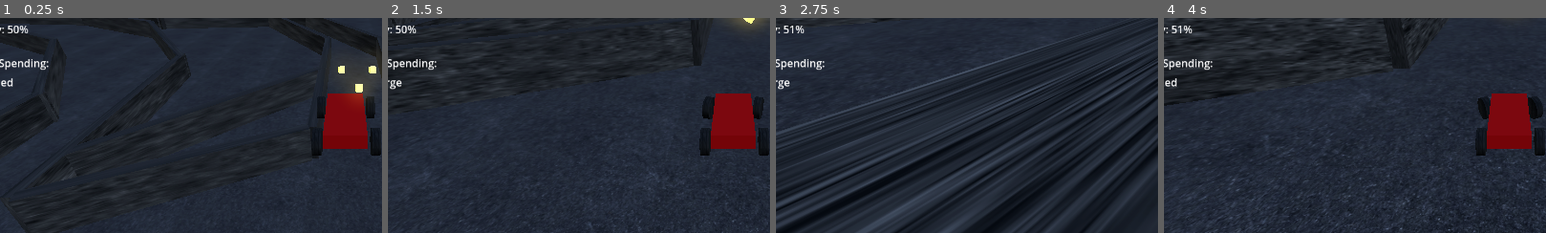
Above: before the commit, frames 1-4 (left to right).
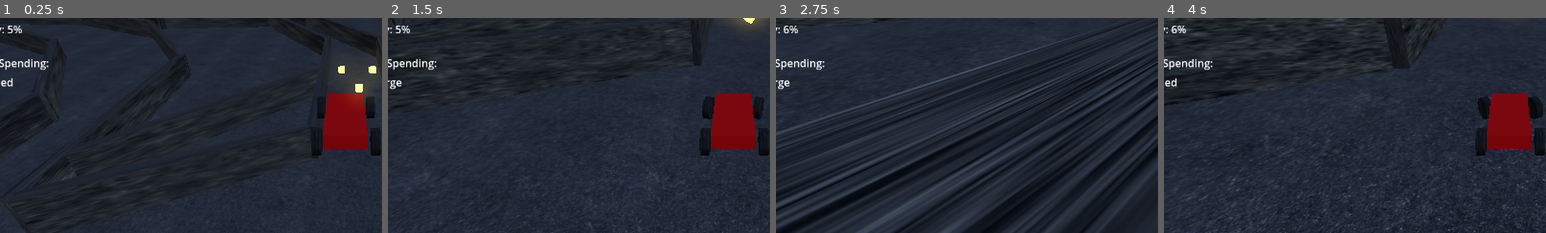
Above: after the commit, the same moments.

Repository: USERDOT1/partyRacers
Game: Godot game, scene res://test_drive_scene.tscn
Same seed, same stepped clock (60 frames per second), same inputs: the game is played once before the commit and once after it. A sky picture missing from this copy of the repository is replaced by a grey-blue gradient.
Inputs:
- Up to frame 1 (0.25 s): no input
- Up to frame 2 (1.5 s): hold D (turnRight) 0.53-1.28 s; tap S (break) at 0.6 s; hold Down (ChangeBatteryDown) from 1.28 s (still down); tap W (throttle) at 1.35 s
- Up to frame 3 (2.75 s): release Down (ChangeBatteryDown) at 2.03 s; hold D (turnRight) from 2.03 s (still down); tap S (break) at 2.1 s
- Up to frame 4 (4 s): tap Enter at 2.75 s; release D (turnRight) at 2.78 s; hold Up (ChangeBatteryUp) 2.78-3.53 s; tap W (throttle) at 2.85 s; tap R (resetKart) at 3.5 s; hold A (turnLeft) from 3.53 s (still down); tap S (break) at 3.6 s
The pictures show only the part of the screen within x 5-55%, y 35-85%; the shares and areas given below are measured in that part.

The runs differ from the first frame. In frame 1, 0.1% of the frame differs, in the area x 3-8%, y 3-8%; in frame 2, 0.1%; in frame 3, 0.1%, in the area x 2-8%, y 3-8%; in frame 4, 0.1%.

Commit message:
Partial Bug Fix
Fixed Bug where game crashed after battery hit 0

Need to Fix: Make it so the battery spend resets to Balance

Diff:
--- a/kart/kart.gd
+++ b/kart/kart.gd
@@ -16,7 +16,7 @@
 var mediumDegDiv = 30 #Medium Tire Degs 3x Slower than soft
 var hardDegDiv = 60 #Hard Tire Degs
 
-var battery = 50
+var battery = 5
 var spendingList = ["Ultra Recharge", "Big Recharge", "Recharge", "Balanced", "Spend", "Big Spend", "Ultra Spend"]
 var spendingIndex = 3
 var spendingType = spendingList[spendingIndex]
@@ -57,6 +57,24 @@
 	if inTrack:
 		timer += delta
 
+	#Hotkeys for Changing Battery
+	if Input.is_action_just_pressed("ChangeBatteryUp"):
+		if spendingIndex == 6:
+			print("MAX SPEND") #ADD SOMETHING VISUAL
+		else:
+			spendingIndex = (spendingIndex + 1)
+			spendingType = spendingList[spendingIndex]
+			$"../CanvasLayer/Hud/SpendingType".text = spendingType
+			#print(spendingType)
+	if Input.is_action_just_pressed("ChangeBatteryDown"):
+		if spendingIndex == 0:
+			print("MAX RECHARGE") #ADD SOMETHING VISUAL (FR)
+		else:
+			spendingIndex = (spendingIndex - 1)
+			spendingType = spendingList[spendingIndex]
+			$"../CanvasLayer/Hud/SpendingType".text = spendingType
+			#print(spendingType)
+
 	# Subject to change in the future from a multiplyer to an addative
 	if spendingType == "Ultra Recharge":
 		bonus = 0.5
@@ -74,20 +92,23 @@
 		bonus = 1.2
 		if battery - (delta) > 0:
 			battery -= delta
-		else:
-			$"../CanvasLayer/Hud/BatterySpending".selected = 3
+		elif battery <= 0: #adjusts battery back to balance
+			spendingType = spendingList[spendingIndex - 1]
+			$"../CanvasLayer/Hud/SpendingType".text = spendingType
 	elif spendingType == "Big Spend":
 		bonus = 1.35
 		if battery - (1.3*delta) > 0:
 			battery -= 1.3*delta
-		else:
-			$"../CanvasLayer/Hud/BatterySpending".selected = 3
+		elif battery <= 0:
+			spendingType = spendingList[spendingIndex - 2]
+			$"../CanvasLayer/Hud/SpendingType".text = spendingType
 	elif spendingType == "Ultra Spend":
 		bonus = 1.5
 		if battery - (1.8*delta) > 0:
 			battery -= 1.8*delta
-		else:
-			$"../CanvasLayer/Hud/BatterySpending".selected = 3
+		elif battery <= 0:
+			spendingType = spendingList[spendingIndex - 3]
+			$"../CanvasLayer/Hud/SpendingType".text = spendingType
 	#Clamp battery
 	battery = clamp(battery,0,maxBattery)
 
@@ -106,23 +127,7 @@
 	#clamps tire condition (never going to hit the top, just the bottom)
 	tireCondition = clamp(tireCondition, 0.2, 100)
 
-	#Hotkeys for Changing Battery
-	if Input.is_action_just_pressed("ChangeBatteryUp"):
-		if spendingIndex == 6:
-			print("MAX SPEND") #ADD SOMETHING VISUAL
-		else:
-			spendingIndex = (spendingIndex + 1)
-			spendingType = spendingList[spendingIndex]
-			$"../CanvasLayer/Hud/SpendingType".text = spendingType
-			#print(spendingType)
-	if Input.is_action_just_pressed("ChangeBatteryDown"):
-		if spendingIndex == 0:
-			print("MAX RECHARGE") #ADD SOMETHING VISUAL (FR)
-		else:
-			spendingIndex = (spendingIndex - 1)
-			spendingType = spendingList[spendingIndex]
-			$"../CanvasLayer/Hud/SpendingType".text = spendingType
-			#print(spendingType)
+
 	if inPit:
 		if Input.is_action_just_pressed("ChangeWheelsUp"):
 			if tireIndex == 2:
